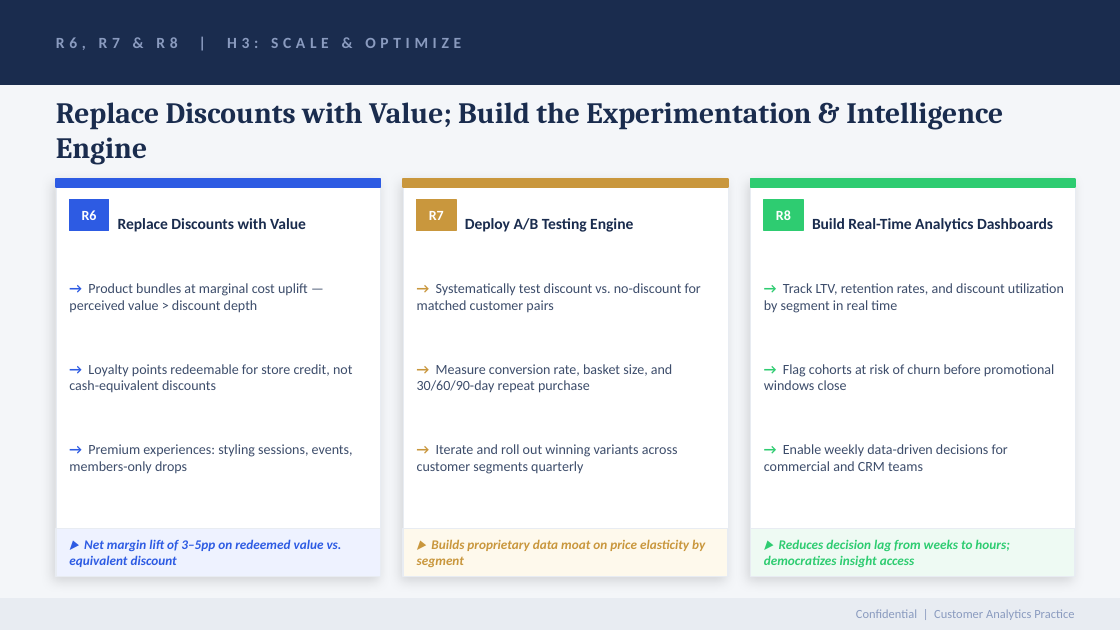
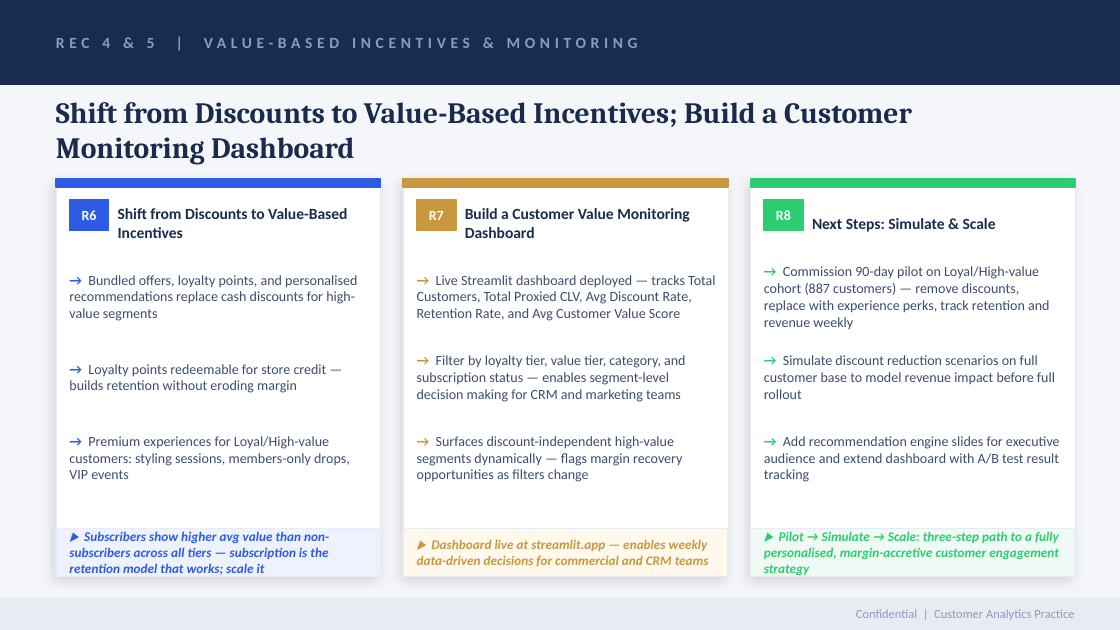
Before and after one commit to muthii-10/discount-targeting-analysis, a slide deck: slide 8 of customer_segmentation_mckinsey.pptx. Drawn at 1120x630 pixels with LibreOffice and Linux fonts; fonts in the diff are those of the drawing. Boxes give left, top, right and bottom in pixels: in the first picture for what was removed or moved away, otherwise in the second. Text is boxed around its words. In the diff, an @@ line names an element or a change of style, - is before the commit and + after.

Commit message:
docs: update PPTX and README to match dashboard insights and live deployment
customer_segmentation_mckinsey.pptx:
- Slide 4: renamed to 'Key Findings & Recommendations', all 3 columns updated
  with actual SQL findings (discount rates, segment counts, SQL query refs)
- Slide 5: all bullets rewritten with real data — 887 Loyal/High customers,
  segment counts per tier, precise discount rates from SQL queries 1 & 3
- Slide 6: Bronze/Silver/Gold → New/Returning/Loyal with actual customer counts
  (424/755/2,721) and avg values (42/02/68), perks grounded in project recs
- Slide 7: content updated with actual SQL query 4 & 7 findings — specific
  segment stats, 90-day pilot logic, second-wave candidate identification
- Slide 8: updated to match 5 project recommendations — value-based incentives,
  live Streamlit dashboard details, Pilot→Simulate→Scale next steps
- Slide 9: KPIs updated to actual data — 1,145 discount-independent customers,
  44% loyal discount rate, 3,900 total customers, 30-day pilot launch target

README.md:
- Added live dashboard section with Streamlit badge and URL
- Listed all 5 dashboard KPIs and 8 interactive sections
- Expanded Key Insights with precise data points from SQL analysis
- Replaced generic recommendations with 5 named, data-grounded recommendations
  matching PPTX slides 5-8 and dashboard insight callouts exactly
- Updated Next Steps to reflect pilot, simulation, and dashboard extension
- Updated Tools & Technologies to include Streamlit, fix Notebooks typo

```diff
--- a/customer_segmentation_mckinsey.pptx
+++ b/customer_segmentation_mckinsey.pptx
@@ text at bbox=[56, 38, 638, 48]: text changed @@
-R6, R7 & R8 | H3: SCALE & OPTIMIZE
+REC 4 & 5 | VALUE-BASED INCENTIVES & MONITORING
@@ text at bbox=[56, 102, 912, 165]: text changed @@
-Replace Discounts with Value; Build the Experimentation & Intelligence Engine
+Shift from Discounts to Value-Based Incentives; Build a Customer Monitoring Dashboard
@@ text at bbox=[118, 208, 347, 238]: text changed @@
-Replace Discounts with Value
+Shift from Discounts to Value-Based Incentives
@@ text at bbox=[465, 208, 690, 238]: text changed @@
-Deploy A/B Testing Engine
+Build a Customer Value Monitoring Dashboard
@@ text at bbox=[812, 218, 996, 232]: text changed @@
-Build Real-Time Analytics Dashboards
+Next Steps: Simulate & Scale
@@ text at bbox=[764, 266, 1049, 329]: text changed @@
-→ Track LTV, retention rates, and discount utilization by segment in real time
+→ Commission 90-day pilot on Loyal/High-value cohort (887 customers) — remove discounts, replace with experience perks, track retention and revenue weekly
@@ text at bbox=[69, 275, 357, 321]: text changed @@
-→ Product bundles at marginal cost uplift — perceived value > discount depth
+→ Bundled offers, loyalty points, and personalised recommendations replace cash discounts for high-value segments
@@ text at bbox=[417, 275, 715, 321]: text changed @@
-→ Systematically test discount vs. no-discount for matched customer pairs
+→ Live Streamlit dashboard deployed — tracks Total Customers, Total Proxied CLV, Avg Discount Rate, Retention Rate, and Avg Customer Value Score
@@ text at bbox=[417, 355, 685, 402]: text changed @@
-→ Measure conversion rate, basket size, and 30/60/90-day repeat purchase
+→ Filter by loyalty tier, value tier, category, and subscription status — enables segment-level decision making for CRM and marketing teams
@@ text at bbox=[764, 355, 1055, 399]: text changed @@
-→ Flag cohorts at risk of churn before promotional windows close
+→ Simulate discount reduction scenarios on full customer base to model revenue impact before full rollout
@@ text at bbox=[69, 364, 327, 393]: text changed @@
-→ Loyalty points redeemable for store credit, not cash-equivalent discounts
+→ Loyalty points redeemable for store credit — builds retention without eroding margin
@@ text at bbox=[69, 436, 350, 479]: text changed @@
-→ Premium experiences: styling sessions, events, members-only drops
+→ Premium experiences for Loyal/High-value customers: styling sessions, members-only drops, VIP events
@@ text at bbox=[417, 436, 682, 482]: text changed @@
-→ Iterate and roll out winning variants across customer segments quarterly
+→ Surfaces discount-independent high-value segments dynamically — flags margin recovery opportunities as filters change
@@ text at bbox=[764, 436, 1060, 482]: text changed @@
-→ Enable weekly data-driven decisions for commercial and CRM teams
+→ Add recommendation engine slides for executive audience and extend dashboard with A/B test result tracking
@@ text at bbox=[69, 531, 329, 575]: text changed @@
-▶ Net margin lift of 3–5pp on redeemed value vs. equivalent discount
+▶ Subscribers show higher avg value than non-subscribers across all tiers — subscription is the retention model that works; scale it
@@ text at bbox=[417, 539, 709, 567]: text changed @@
-▶ Builds proprietary data moat on price elasticity by segment
+▶ Dashboard live at streamlit.app — enables weekly data-driven decisions for commercial and CRM teams
@@ text at bbox=[764, 531, 1059, 575]: text changed @@
-▶ Reduces decision lag from weeks to hours; democratizes insight access
+▶ Pilot → Simulate → Scale: three-step path to a fully personalised, margin-accretive customer engagement strategy
```
Also in this commit, not shown: 4 other slides changed, 1 slide added, 1 slide removed, 1 other file.
